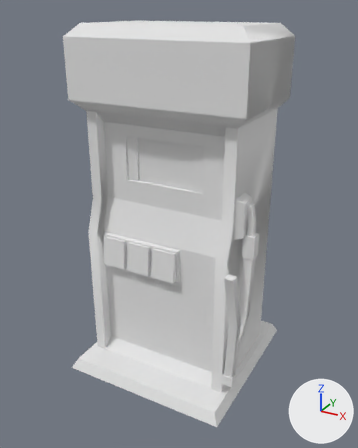
The OBJ model mccore/src/main/resources/assets/ivv/objmodels/decors/fuelpump.obj: old version first, new version second.
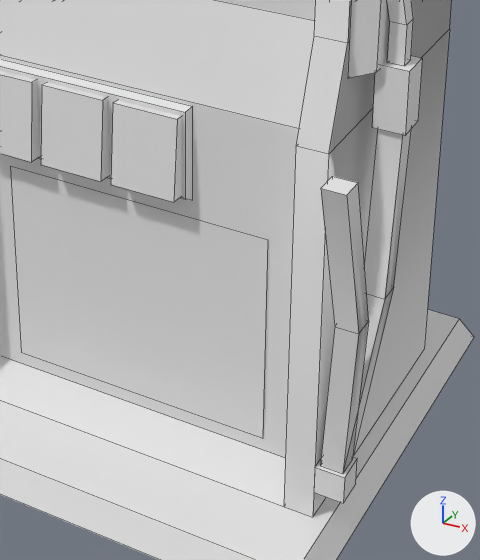
The first picture shows the older version from a 50 mm camera at (1.29, -2.36, 2.08) aimed at (0.02, -0.06, 0.93). The close-ups show both versions on the part from 32% to 78% of the width and 48% to 91% of the height of that picture; other places that the commit changed are outside them. The lights are fixed; the arrows at lower right show +X, +Y and +Z. The close-ups show mesh edges as thin lines. Where no turn or scale is listed for an object, it has been applied to the vertices. Vertices at the same position are counted once.

The first close-up shows '#hose_active_translucent', 'base', 'button4', 'button5', 'button6', 'cube', 'hose_inactive', 'logo_translucent'.
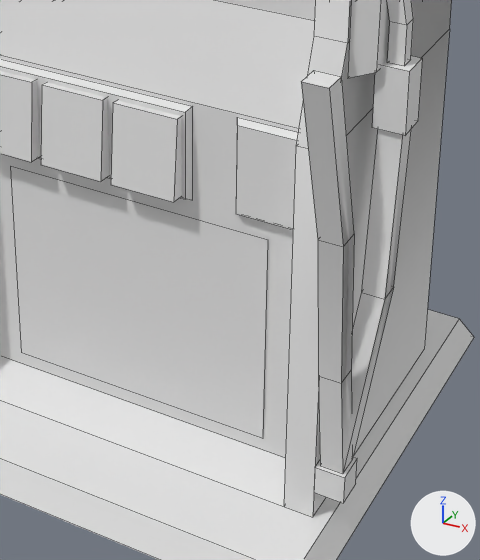
Where the change shows, as pixel boxes (x1, y1, x2, y2) in the close-ups (480 x 560 px):
```json
{"object": "#hose_active_translucent", "change": "reshaped", "before": [320, 176, 369, 474], "after": [301, 70, 354, 474], "on screen": "8% wider, 35% taller"}
{"part": 1, "of": "me_hose_active_translucent", "change": "built on", "before": [321, 176, 369, 334], "after": [301, 70, 354, 383]}
{"part": 2, "of": "me_cube", "change": "added", "after": [236, 117, 298, 230]}
```

The change, as JSON lines over the scene's bpy script:
```json
{"block": "me_hose_active_translucent", "where": "# used by ob_hose_active_translucent; location = (0.0, 0.0, 0.0)"}
{"op": "remove", "block": "me_hose_active_translucent", "code": "me_hose_active_translucent.from_pydata(...)  # 12 vertices, 11 faces; spans x 0.445..0.531, y -0.453..-0.258, z 0.188..0.891"}
{"op": "add", "block": "me_hose_active_translucent", "code": "me_hose_active_translucent.from_pydata(...)  # 16 vertices, 16 faces; spans x 0.445..0.531, y -0.547..-0.258, z 0.188..1.125"}
{"block": "me_hose_active_translucent", "change": "me_hose_active_translucent part 1"}
{"block": "me_hose_active_translucent", "change": "4 vertices are removed from x 0.484..0.531, y -0.453..-0.406, z 0.891"}
{"block": "me_hose_active_translucent", "change": "5 faces are deleted"}
{"block": "me_hose_active_translucent", "change": "4 vertices move from x 0.477..0.523, y -0.344..-0.297, z 0.547 to x 0.445..0.492, y -0.336..-0.289, z 0.422"}
{"block": "me_hose_active_translucent", "change": "8 vertices are added at x 0.477..0.531, y -0.547..-0.391, z 0.781..1.125"}
{"block": "me_hose_active_translucent", "change": "10 new faces join them"}
{"block": "me_cube", "where": "me_cube.from_pydata(...)  # 140 vertices, 142 faces; spans x -0.5..0.5, y -0.31..0.31, z 0.06..2.0"}
{"block": "me_cube", "where": "# used by ob_cube; location = (0.0, 0.0, 0.0)"}
{"block": "me_cube", "change": "me_cube part 2: the loose piece of 8 vertices spanning x -0.37..0.13, y -0.27..-0.25, z 0.66..0.87 is copied, and the copy is scaled about its middle by (0.27, 1, 1), then moved by (0.41, 0.0, 0.0); it spans x 0.23..0.37, y -0.27..-0.25, z 0.66..0.87"}
```
